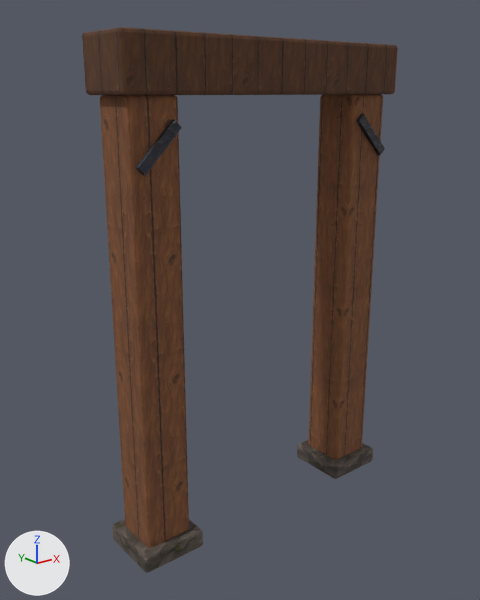
What one commit did to the glTF model assets/models/build/mine_prop__clay_brick.glb.
One viewpoint serves both versions: a 50 mm camera at (-2.62, -3.1, 2.72) aimed at (-0.09, 0.05, 1.45). Lighting does not change. The marker at lower left points along +X, +Y and +Z. The picture after the commit comes second. Vertices at exactly the same position are counted once.

Objects in the first picture: 'model'.
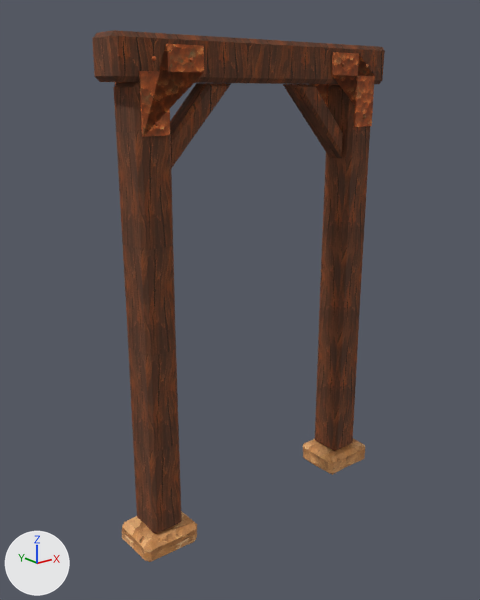
Boxes [x1, y1, x2, y2] around the edits, measured in the pictures (480 x 600 px; the box of a moved part takes in the faces that stretch with it):
'model', reshaped (7% narrower): before [82, 27, 398, 573]; after [92, 30, 385, 562]
part 1 of me_cube_006, rebuilt (7% narrower, 20% shorter): before [82, 27, 398, 95]; after [92, 30, 385, 84]
part 2 of me_cube_006, added (brown): after [114, 82, 182, 534]
part 3 of me_cube_006, added (brown): after [315, 85, 370, 451]
part 4 of me_cube_006, added (brown): after [170, 83, 231, 168]
part 5 of me_cube_006, added (brown): after [283, 84, 343, 158]
part 6 of me_cube_006, deleted: before [356, 114, 385, 155]
part 7 of me_cube_006, deleted: before [135, 119, 182, 176]
part 8 of me_cube_006, moved or reshaped: before [100, 95, 203, 573]; after [115, 44, 204, 562]
part 9 of me_cube_006, moved or reshaped: before [297, 94, 383, 479]; after [303, 52, 375, 475]

Patch to the scene script:
```diff
--- a/assets/models/build/mine_prop__clay_brick.glb.py
+++ b/assets/models/build/mine_prop__clay_brick.glb.py
@@ me_cube_006 @@
-me_cube_006.from_pydata(...)  # 392 vertices, 756 faces; spans x -1.01..1.01, y -0.21..0.21, z 0.0..3.0
-me_cube_006.materials.append(mat_iron_b)  # picture img_iron_b
-me_cube_006.materials.append(mat_wood_b)  # picture img_wood_b
-me_cube_006.materials.append(mat_stone_dark)  # picture img_stone_dark
-me_cube_006.materials.append(mat_wood_dark)  # picture img_wood_dark
+me_cube_006.from_pydata(...)  # 758 vertices, 1424 faces; spans x -0.99..0.99, y -0.18..0.18, z 0.01..2.99
+# me_cube_006 part 1: the loose piece of 56 vertices spanning x -1.0..1.0, y -0.2..0.2, z 2.7..3.0 is rebuilt with 54 vertices and now spans x -0.99..0.99, y -0.12..0.12, z 2.76..2.99, in mat_hbtimber_a (picture img_hbtimber_a)
+# me_cube_006 part 2: a new loose piece of 54 vertices spanning x -0.89..-0.67, y -0.12..0.12, z 0.15..2.76, in mat_hbtimber_a (picture img_hbtimber_a)
+# me_cube_006 part 3: a new loose piece of 54 vertices spanning x 0.67..0.89, y -0.12..0.12, z 0.15..2.76, in mat_hbtimber_a (picture img_hbtimber_a)
+# me_cube_006 part 4: a new loose piece of 16 vertices spanning x -0.67..-0.24, y -0.07..0.07, z 2.3..2.76, in mat_hbtimber_a (picture img_hbtimber_a)
+# me_cube_006 part 5: a new loose piece of 16 vertices spanning x 0.24..0.67, y -0.07..0.07, z 2.3..2.76, in mat_hbtimber_a (picture img_hbtimber_a)
+# me_cube_006 part 6: the loose piece of 56 vertices spanning x 0.67..0.93, y -0.2..-0.17, z 2.32..2.58 is deleted
+# me_cube_006 part 7: the loose piece of 56 vertices spanning x -0.93..-0.67, y -0.2..-0.17, z 2.32..2.58 is deleted
+# me_cube_006 part 8: 1 vertex moved within x -0.94, y -0.13, z 0.01; 111 vertices removed from x -1.01..-0.59, y -0.21..0.21, z 0.0..2.7; 77 vertices added at x -0.98..-0.48, y -0.18..0.18, z 0.01..2.94
+# me_cube_006 part 9: 111 vertices removed from x 0.59..1.01, y -0.21..0.21, z 0.0..2.7; 77 vertices added at x 0.48..0.98, y -0.18..0.17, z 0.01..2.94
+# other edits to the shape of me_cube_006 do not show in these pictures
+me_cube_006.materials.append(mat_hbtimber_a)  # picture img_hbtimber_a
+me_cube_006.materials.append(mat_hblime_c)  # picture img_hblime_c
+me_cube_006.materials.append(mat_hbcopper_a)  # picture img_hbcopper_a
```
